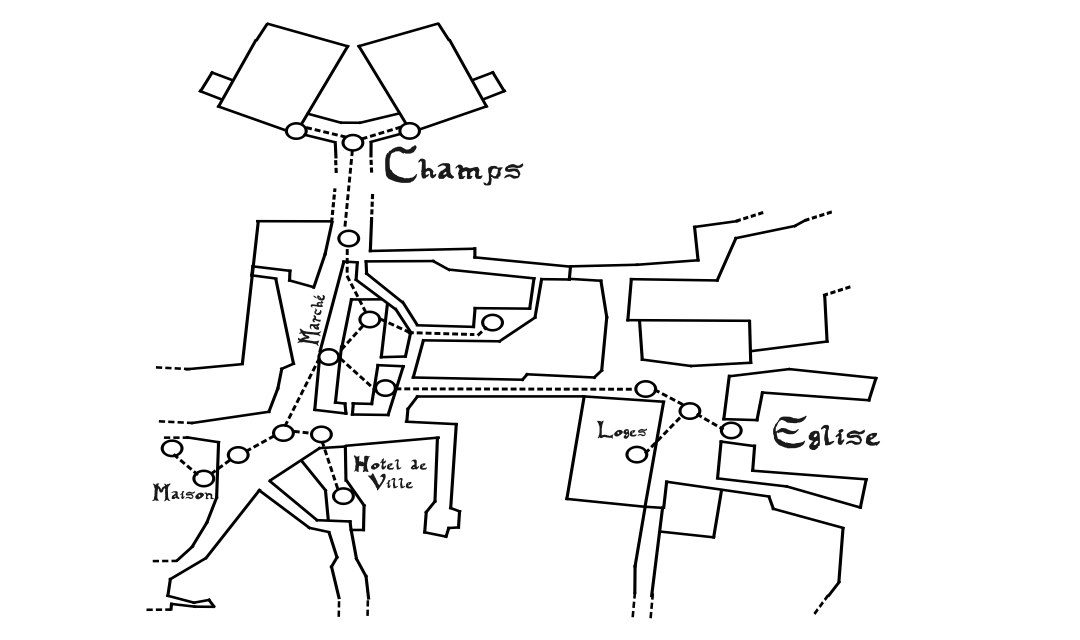
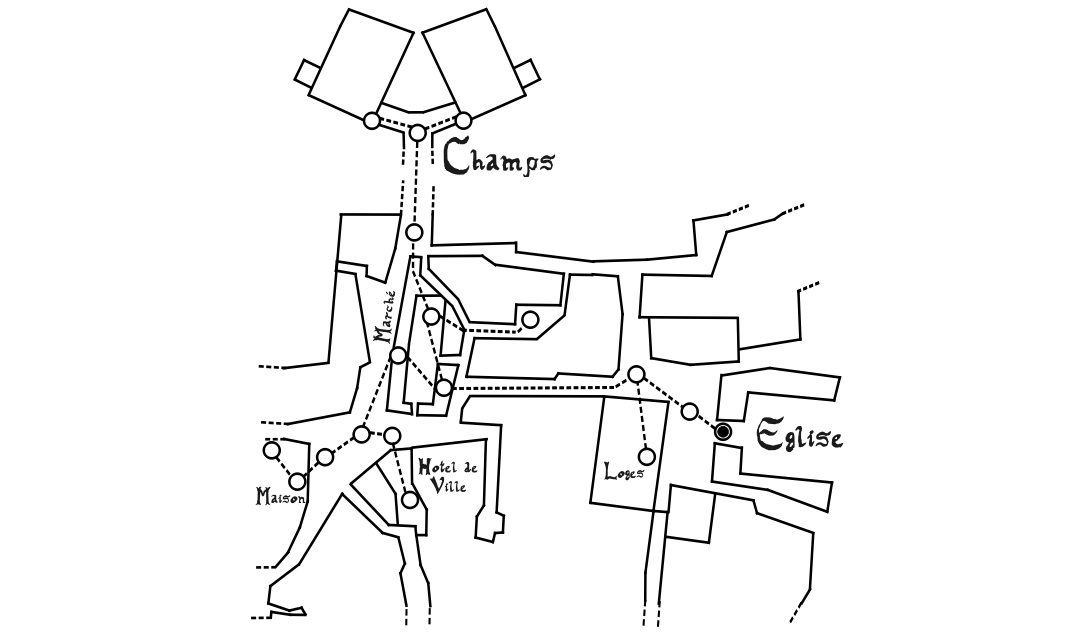
Revision of a layered 1080x640 image; what changed, layer by layer:
pixels changed over [left=146, top=7, right=881, bottom=627] (layer not identified)
